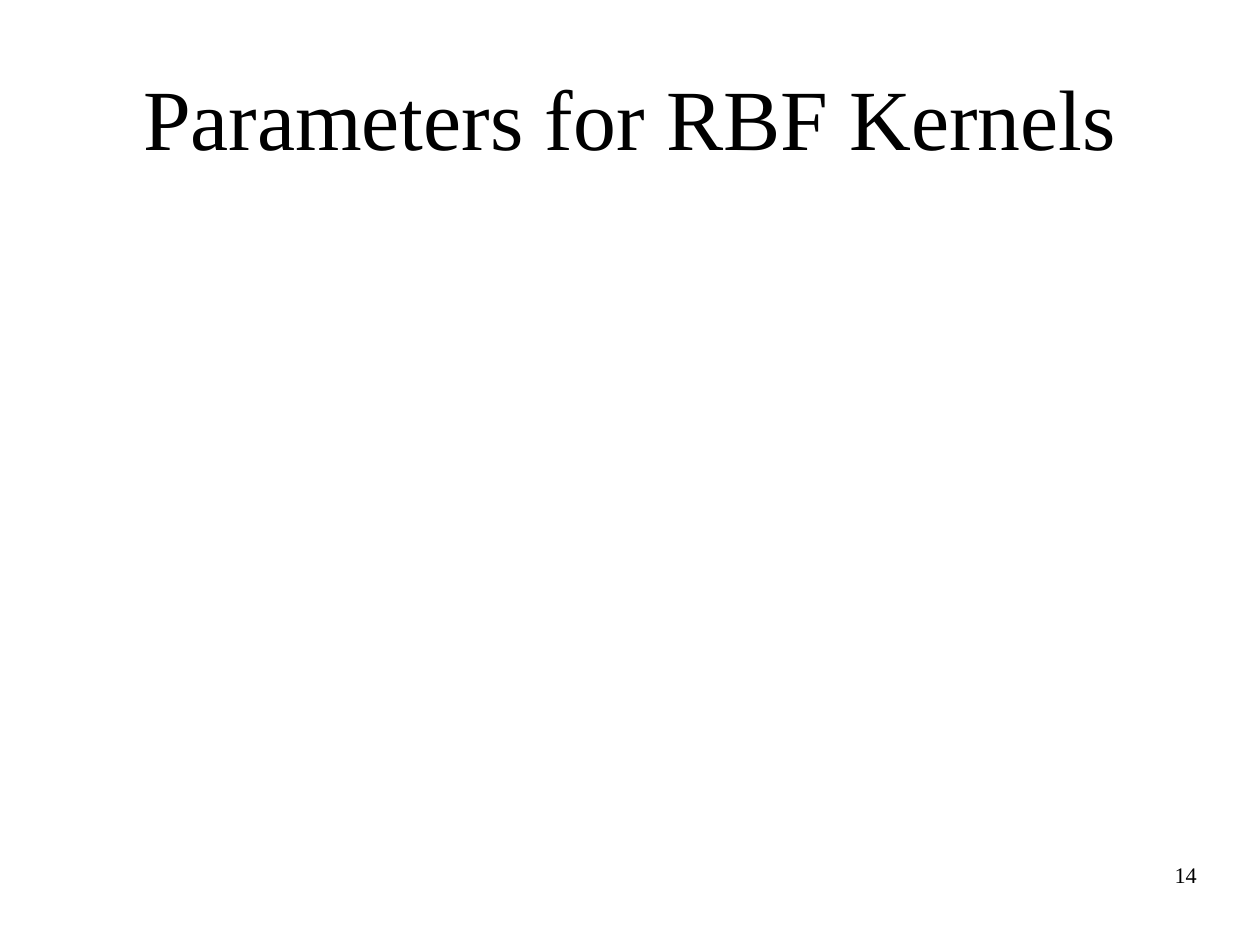
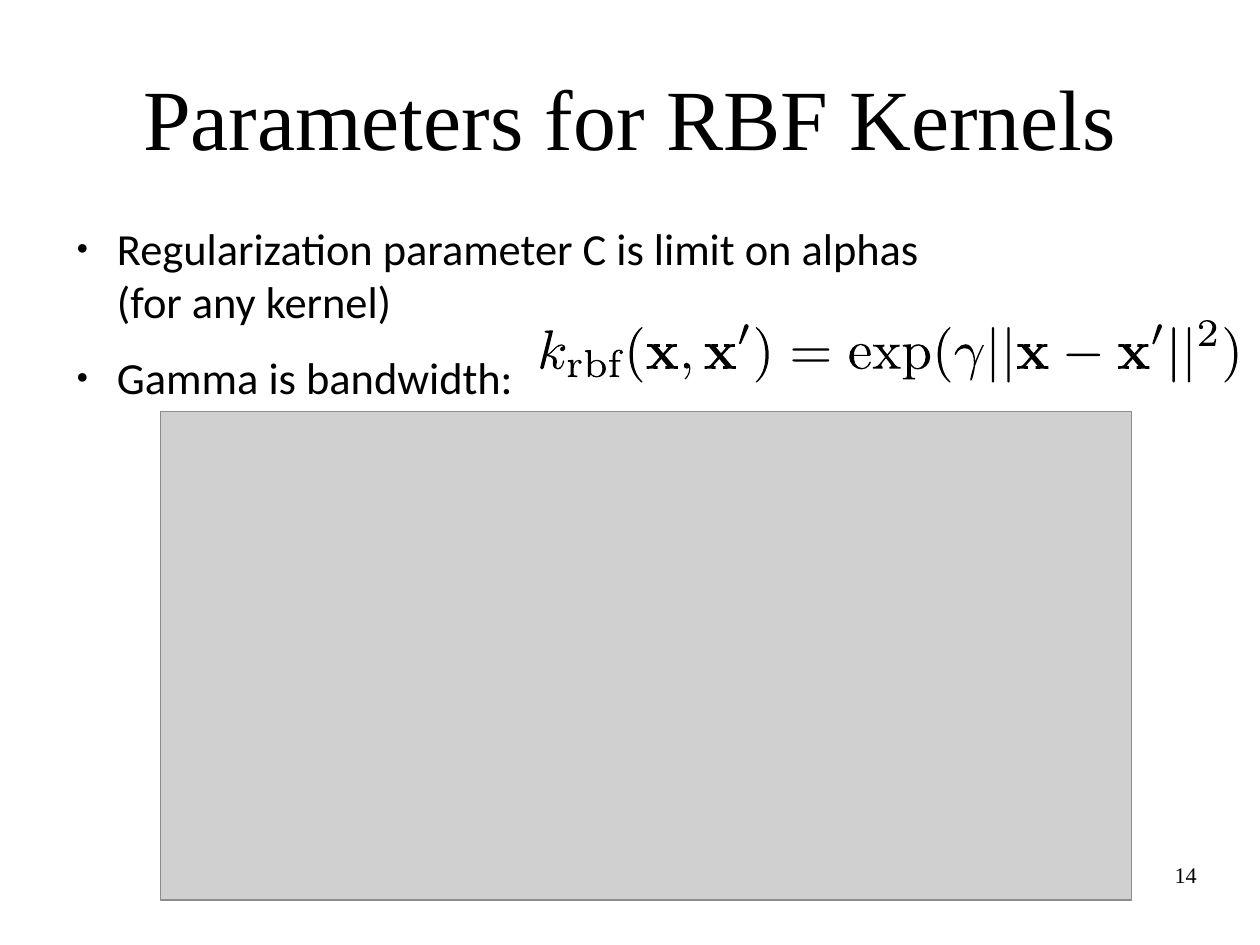
Before and after one commit to amueller/applied_ml_spring_2017, a slide deck: slide 14 of slides/aml-09-021517.odp. Drawn at 1260x945 pixels with LibreOffice and Linux fonts; fonts in the diff are those of the drawing; grey boxes stand for pictures. Boxes give left, top, right and bottom in pixels: in the first picture for what was removed or moved away, otherwise in the second. Text is boxed around its words. In the diff, an @@ line names an element or a change of style, - is before the commit and + after.

```diff
--- a/slides/aml-09-021517.odp
+++ b/slides/aml-09-021517.odp
@@ text added at bbox=[117, 234, 919, 395], 28 pt, text #000000 @@
+● Regularization parameter C is limit on alphas
+  (for any kernel)
+● Gamma is bandwidth:
@@ group added at bbox=[537, 320, 1244, 383]: 27 freeform shapes @@
@@ picture added at bbox=[160, 412, 1132, 900] @@
```
Also in this commit, not shown: 11 other slides changed, 7 slides added, 1 slide removed, 1 other file.
